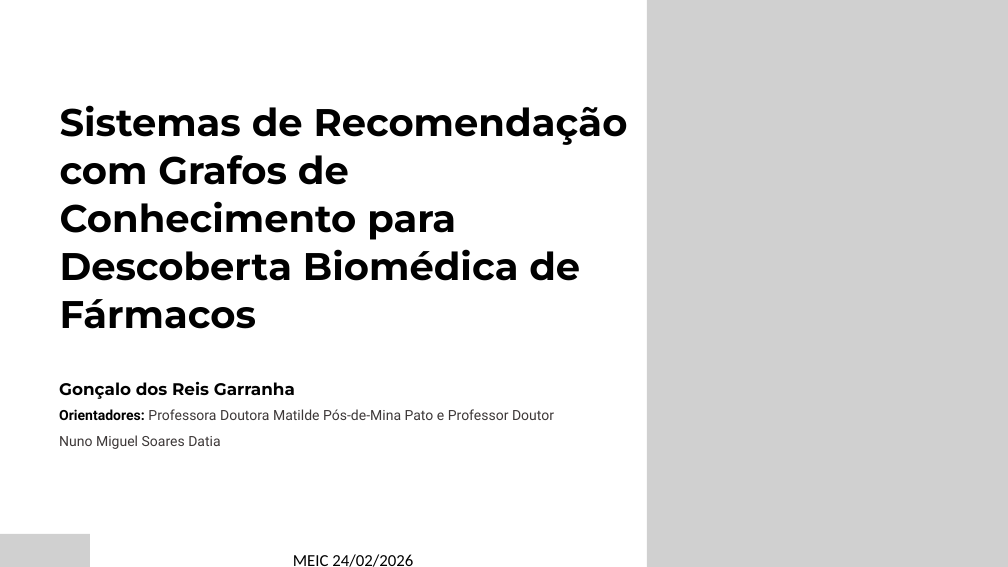
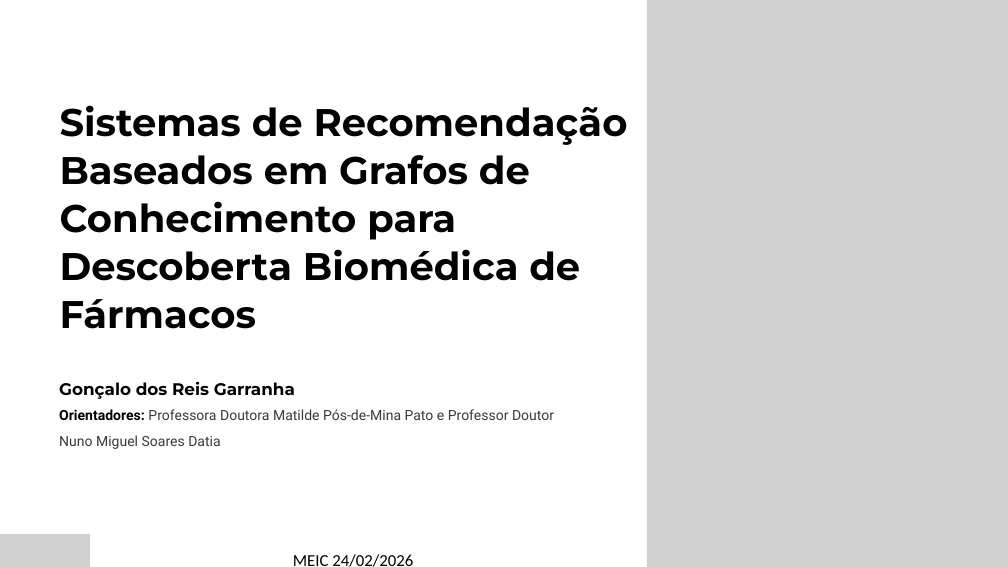
Before and after one commit to GoncaloGarranha/drug-recommender-system, a slide deck: slide 1 of docs/entregas/TFM-fase-desenvolvimento.pptx. Drawn at 1008x567 pixels with LibreOffice and Linux fonts; fonts in the diff are those of the drawing; grey boxes stand for pictures. Boxes give left, top, right and bottom in pixels: in the first picture for what was removed or moved away, otherwise in the second. Text is boxed around its words. In the diff, an @@ line names an element or a change of style, - is before the commit and + after.

Commit message:
updates in presentation doc

```diff
--- a/docs/entregas/TFM-fase-desenvolvimento.pptx
+++ b/docs/entregas/TFM-fase-desenvolvimento.pptx
@@ text at (60, 105, 628, 329): text changed @@
-Sistemas de Recomendação com Grafos de Conhecimento para Descoberta Biomédica de Fármacos
+Sistemas de Recomendação Baseados em Grafos de Conhecimento para Descoberta Biomédica de Fármacos
```
Also in this commit, not shown: 3 other slides changed.
